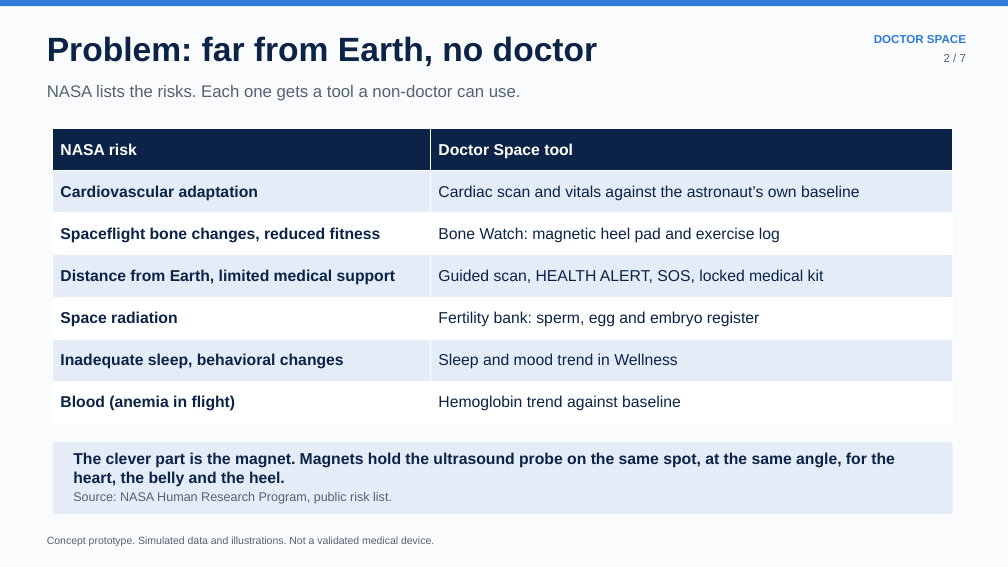
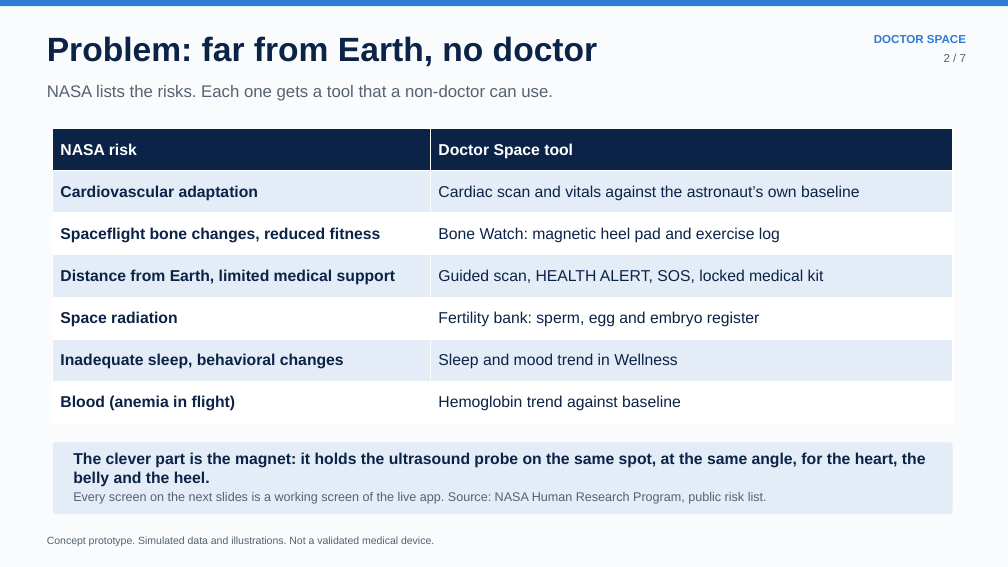
Before and after one commit to alfathitamara/Doctor-Space, a slide deck: slide 2 of deck/Doctor_Space_NASA_SpaceApps_2026.pptx. Drawn at 1008x567 pixels with LibreOffice and Linux fonts; fonts in the diff are those of the drawing. Boxes give left, top, right and bottom in pixels: in the first picture for what was removed or moved away, otherwise in the second. Text is boxed around its words. In the diff, an @@ line names an element or a change of style, - is before the commit and + after.

```diff
--- a/deck/Doctor_Space_NASA_SpaceApps_2026.pptx
+++ b/deck/Doctor_Space_NASA_SpaceApps_2026.pptx
@@ text at [47,85,553,101]: text changed @@
-NASA lists the risks. Each one gets a tool a non-doctor can use.
+NASA lists the risks. Each one gets a tool that a non-doctor can use.
@@ text at [73,452,926,504]: text changed @@
-The clever part is the magnet. Magnets hold the ultrasound probe on the same spot, at the same angle, for the heart, the belly and the heel.
-Source: NASA Human Research Program, public risk list.
+The clever part is the magnet: it holds the ultrasound probe on the same spot, at the same angle, for the heart, the belly and the heel.
+Every screen on the next slides is a working screen of the live app. Source: NASA Human Research Program, public risk list.
```
Also in this commit, not shown: 6 other slides changed, 1 other file.
